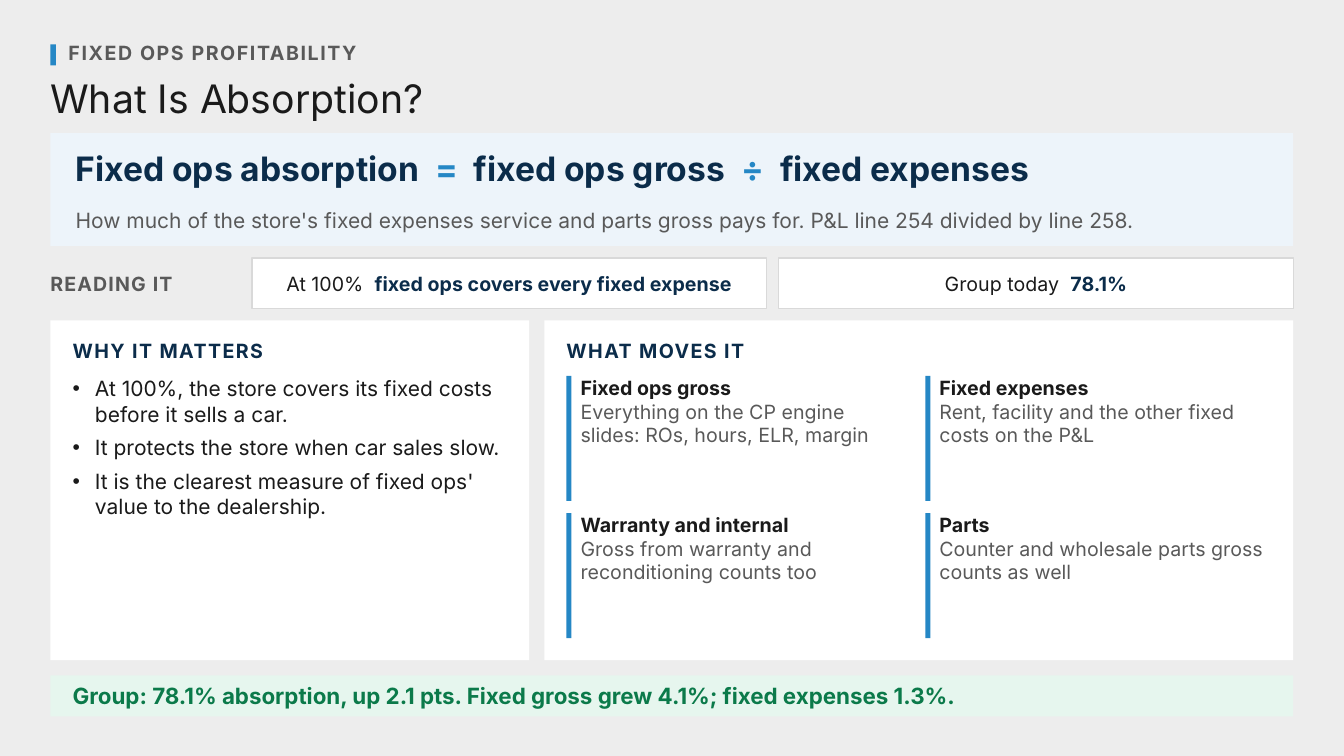
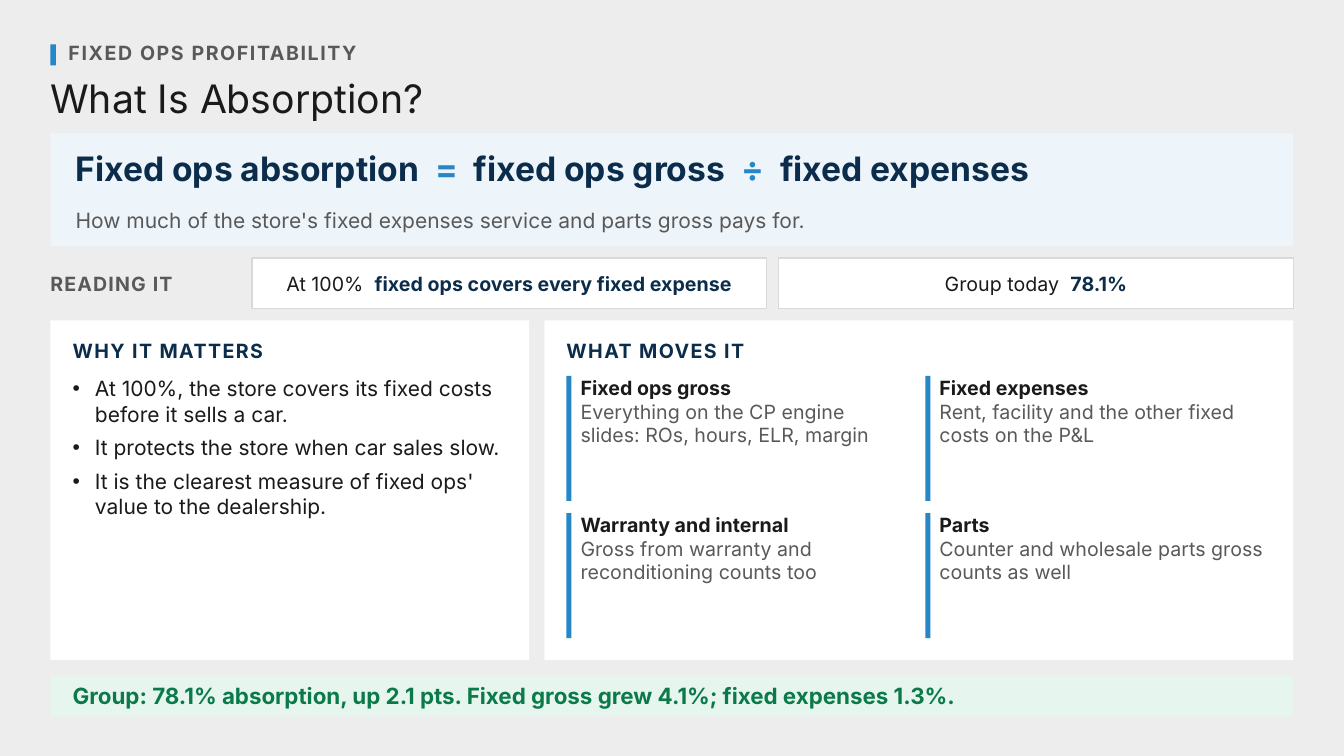
Before and after one commit to Ndresner/Noah, a slide deck: slide 17 of day2-deck/decks/Fixed Ops - Day 2 Example Test Deck.pptx. Drawn at 1344x756 pixels with LibreOffice and Linux fonts; fonts in the diff are those of the drawing. Boxes give left, top, right and bottom in pixels: in the first picture for what was removed or moved away, otherwise in the second. Text is boxed around its words. In the diff, an @@ line names an element or a change of style, - is before the commit and + after.

```diff
--- a/day2-deck/decks/Fixed Ops - Day 2 Example Test Deck.pptx
+++ b/day2-deck/decks/Fixed Ops - Day 2 Example Test Deck.pptx
@@ text at [76,212,804,233]: text changed @@
-How much of the store's fixed expenses service and parts gross pays for. P&L line 254 divided by line 258.
+How much of the store's fixed expenses service and parts gross pays for.
```
Also in this commit, not shown: 32 other slides changed, 3 slides removed, 12 other files.
